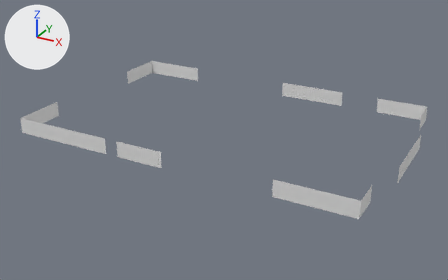
The FBX model I  am not Alone/Assets/Prefab/Enivroment/office/windowsOffice.FBX: old version first, new version second.
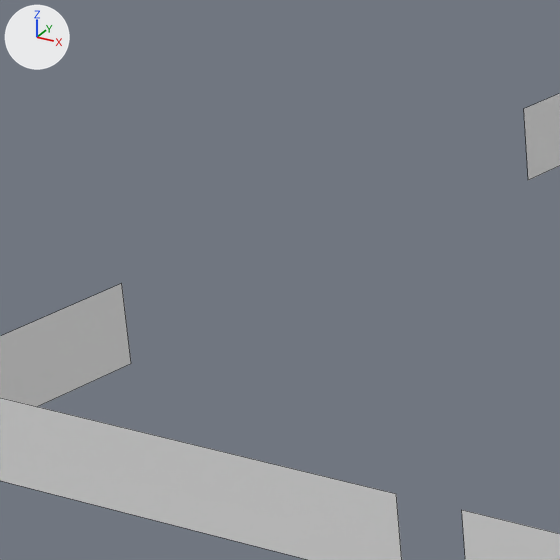
Old and new are each drawn whole from a 50 mm lens placed at (267.0, -267.6, 107.4), pointed at (143.3, -42.9, -5.0) and again close up on the part from 8% to 30% of the width and 19% to 54% of the height. Lighting does not change. The marker at upper left points along +X, +Y and +Z. The close-ups show mesh edges as thin lines. Where no turn or scale is listed for an object, it has been applied to the vertices.

Before the edit, the objects in view are built like this:
```python
me_mesh = bpy.data.meshes.new('Mesh')
me_mesh.from_pydata(...)  # 36 vertices, 11 faces; spans x -16.0..142.0, y -8.0..92.0, z 0.0..7.0
ob_windowsoffice = bpy.data.objects.new('windowsOffice', me_mesh)
ob_windowsoffice.location = (82.53, -81.06, 0.0)
```
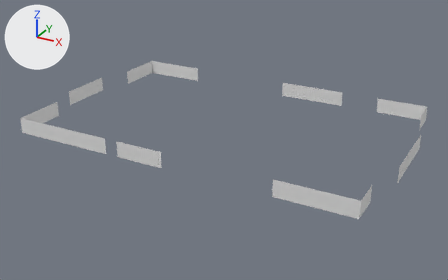
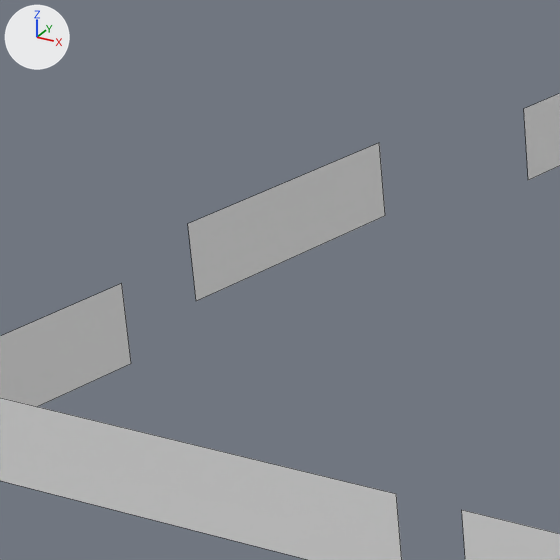
The newer file is also turned or shifted as a whole; pictures and numbers use the older file's frame.

Diff of the bpy script that builds the scene:
```diff
--- a/I  am not Alone/Assets/Prefab/Enivroment/office/windowsOffice.FBX.py
+++ b/I  am not Alone/Assets/Prefab/Enivroment/office/windowsOffice.FBX.py
@@ me_mesh @@
 me_mesh.from_pydata(...)  # 36 vertices, 11 faces; spans x -16.0..142.0, y -8.0..92.0, z 0.0..7.0
 # used by ob_windowsoffice; location = (82.53, -81.06, 0.0)
 # verts and faces of me_mesh; kept vertices keep their numbers, new ones are numbered from 36
+# me_mesh part 1
+verts[36] = (-21.0, 55.0, 0.0)  # pixel (385, 215)
+verts[37] = (-21.0, 29.0, 0.0)  # pixel (196, 301)
+verts[38] = (-21.0, 55.0, 7.0)  # pixel (379, 142)
+verts[39] = (-21.0, 29.0, 7.0)  # pixel (187, 223)
+faces += [(36, 37, 39, 38)]
```

Changed parts and their boxes (x1, y1, x2, y2) in the close-ups (560 x 560 px):
part 1 of me_mesh, added
    after: (188, 143, 385, 301)
